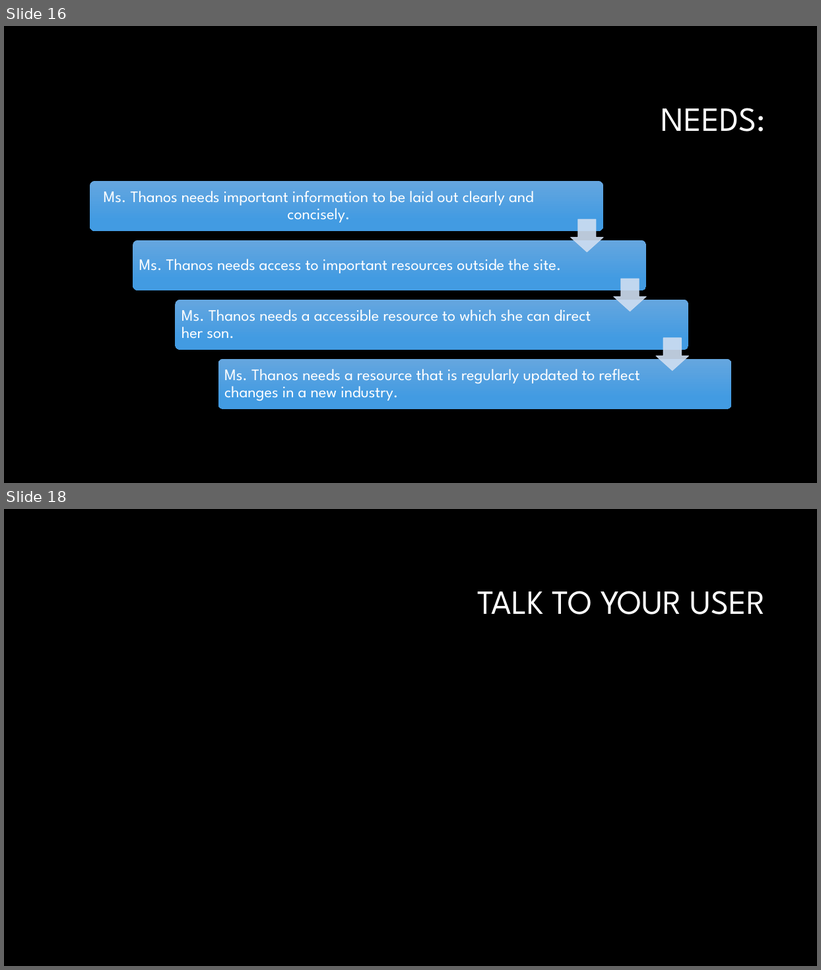
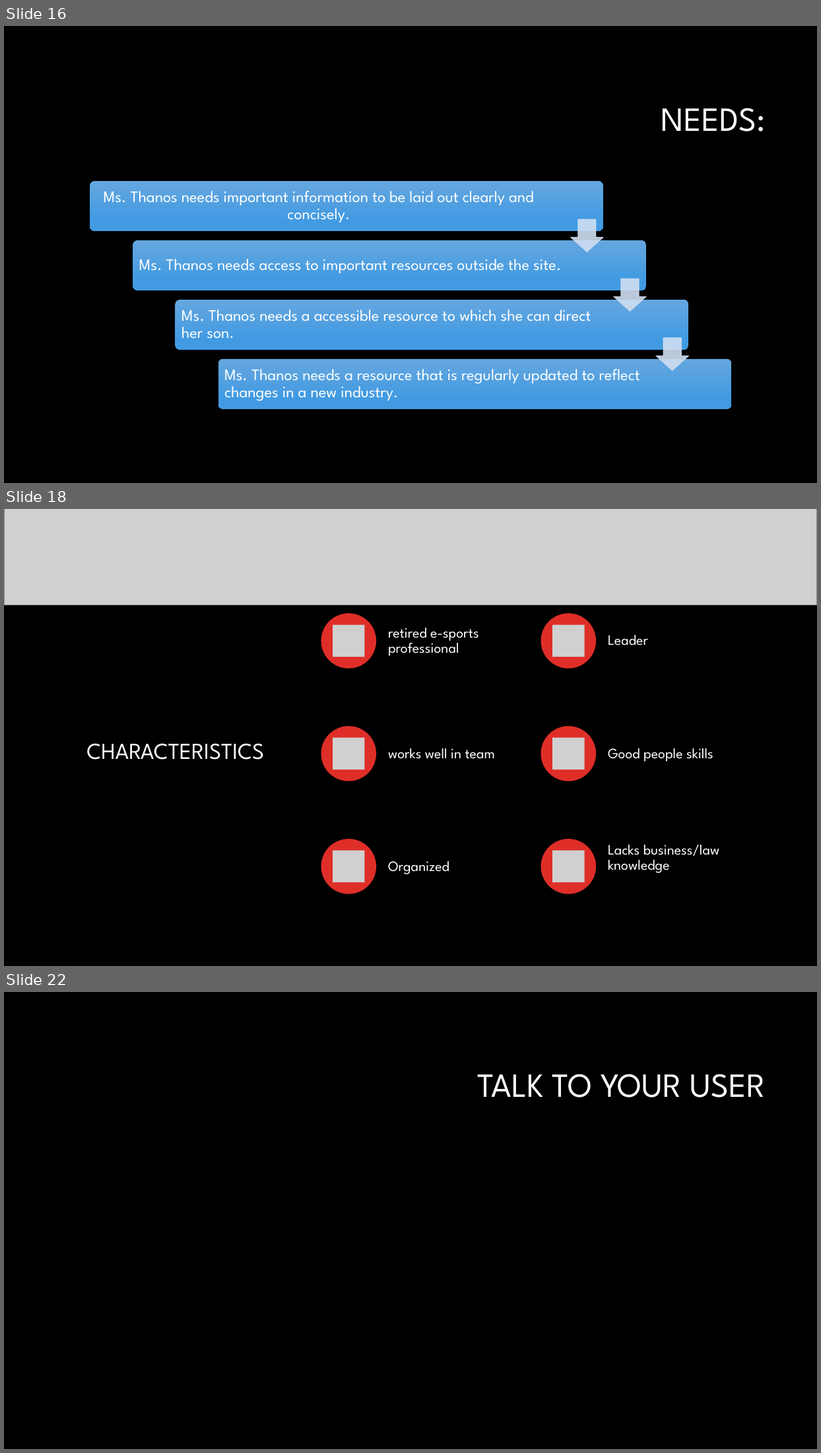
Before and after one commit to vinceleg/lab04_repo, a slide deck: dtc_team16_pitch_presentation.pptx. Shown one above the other, each under a label of ours: slides 16 and 18 before the commit, slides 16, 18 and 22 after it; the slides between them are not shown. The pictures are 821x970 and 821x1453 pixels, drawn with LibreOffice and Linux fonts; fonts in the diff are those of the drawing; grey boxes stand for pictures; background and template pictures are left out. Boxes give left, top, right and bottom in pixels: in the first picture for what was removed or moved away, otherwise in the second. Text is boxed around its words. In the diff, an @@ line names an element or a change of style, - is before the commit and + after.

```diff
--- a/dtc_team16_pitch_presentation.pptx
+++ b/dtc_team16_pitch_presentation.pptx
@@ slide 18 added at [4, 509, 817, 966], background #000000 @@
@@ picture added at [4, 509, 817, 605] @@
@@ title added at [86, 743, 264, 760], 27 pt, text #FFFFFF @@
+CHARACTERISTICS
@@ group added at [321, 613, 720, 894]: 6 ellipses, 6 pictures, 6 texts @@
+retired e-sports professional
+Leader
+works well in team
+Good people skills
+Organized
+Lacks business/law knowledge
@@ what was slide 18 is now slide 22 @@
```
Also in this commit, not shown: 1 slide changed, 3 other slides added.
